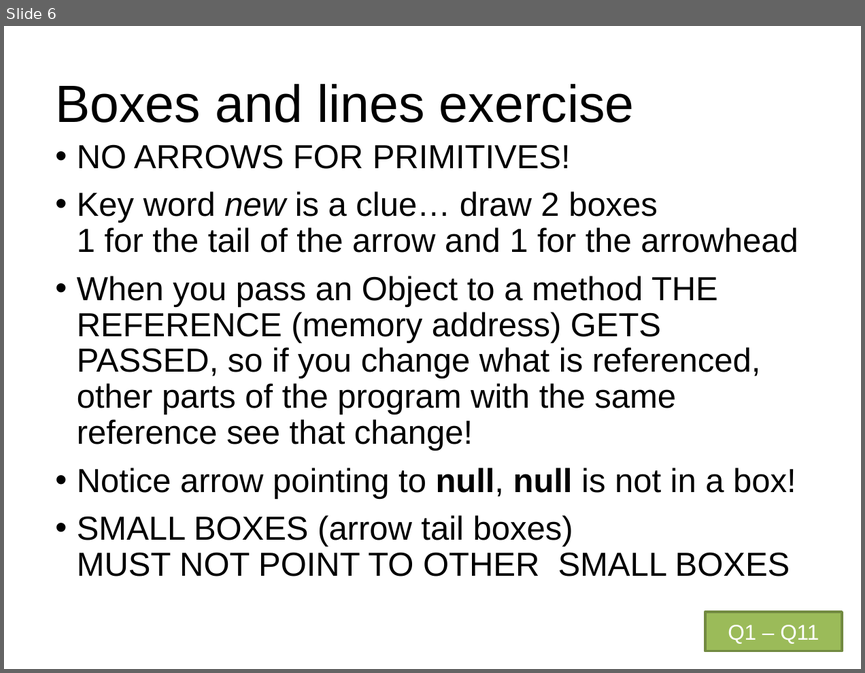
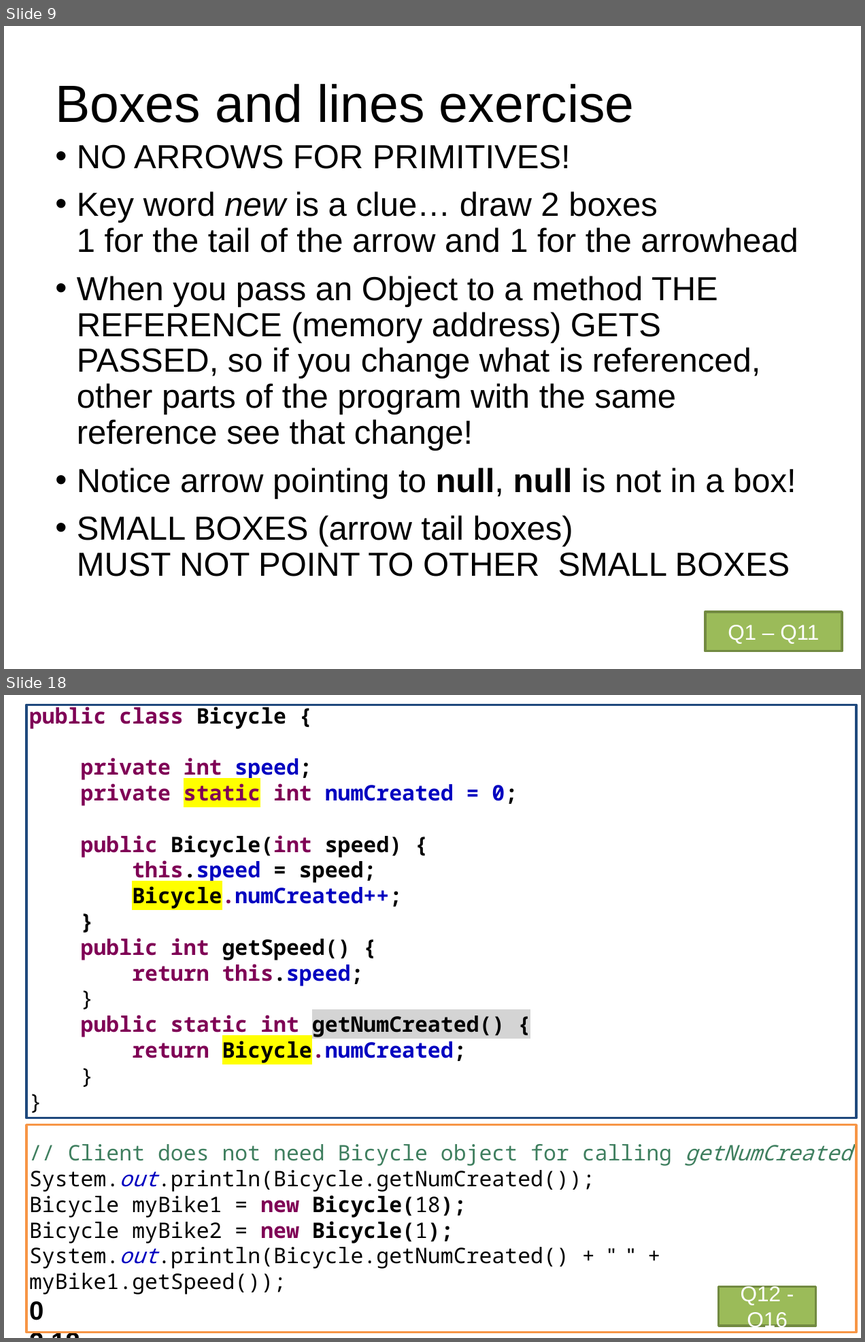
Before and after one commit to RHIT-CSSE/csse220, a slide deck: ClassMaterials/SimpleObjects/Slides/Part2-ObjectRefs.pptx. Shown one above the other, each under a label of ours: slide 6 before the commit, slides 9 and 18 after it; the slides between them are not shown. The pictures are 865x673 and 865x1342 pixels, drawn with LibreOffice and Linux fonts; fonts in the diff are those of the drawing. Boxes give left, top, right and bottom in pixels: in the first picture for what was removed or moved away, otherwise in the second. Text is boxed around its words. In the diff, an @@ line names an element or a change of style, - is before the commit and + after.

```diff
--- a/ClassMaterials/SimpleObjects/Slides/Part2-ObjectRefs.pptx
+++ b/ClassMaterials/SimpleObjects/Slides/Part2-ObjectRefs.pptx
@@ slide 18 added at [4,695,861,1338], background #FFFFFF @@
@@ rectangle added at [26,705,855,1117], outline #1F497D 2 pt @@
@@ text added at [29,704,852,1320], 18 pt, text #000000, bold @@
+public class Bicycle {
+private int speed;
+private static int numCreated = 0;
+public Bicycle(int speed) {
+this.speed = speed;
+Bicycle.numCreated++;
+}
+public int getSpeed() {
+return this.speed;
+}
+public static int getNumCreated() {
+return Bicycle.numCreated;
+}
+}
+// Client does not need Bicycle object for calling getNumCreated
+System.out.println(Bicycle.getNumCreated());
+Bicycle myBike1 = new Bicycle(18);
+Bicycle myBike2 = new Bicycle(1);
+System.out.println(Bicycle.getNumCreated() + " " + myBike1.getSpeed());
+0
+2 18
@@ rectangle added at [26,1124,855,1331], outline #F79646 2 pt @@
@@ rectangle added at [719,1286,815,1325], fill #9BBB59, outline #738A42 2 pt, 18 pt, text #FFFFFF @@
+Q12 - Q16
@@ what was slide 6 is now slide 9 @@
```
Also in this commit, not shown: 16 other slides added, 3 other files.
